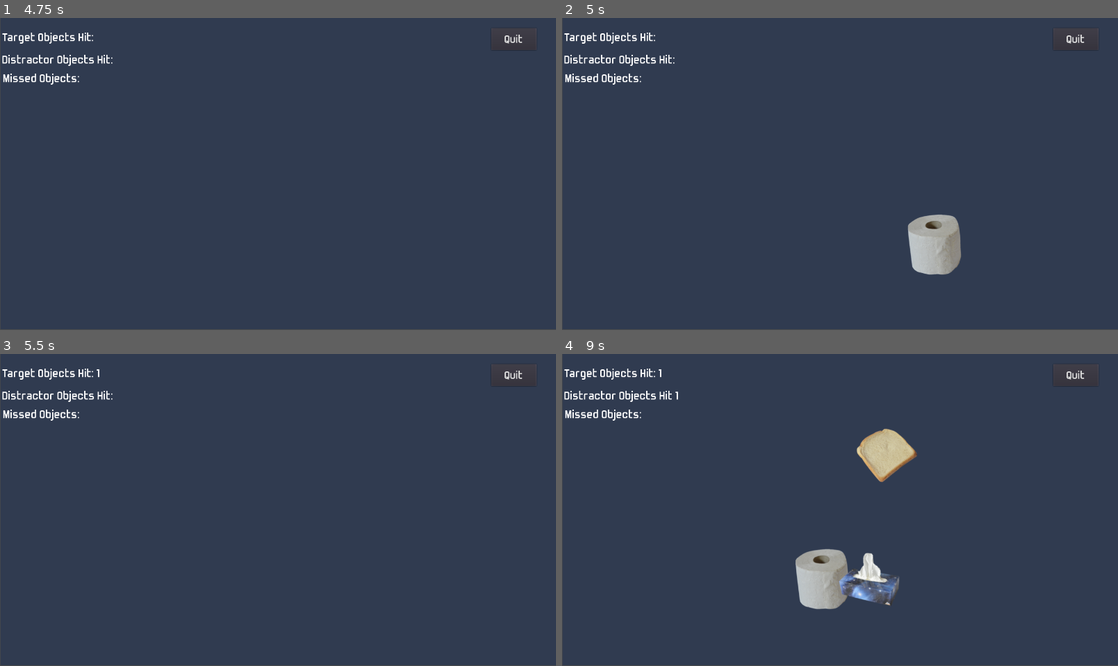
Above: before the commit, frames 1-4 (two rows, left to right).
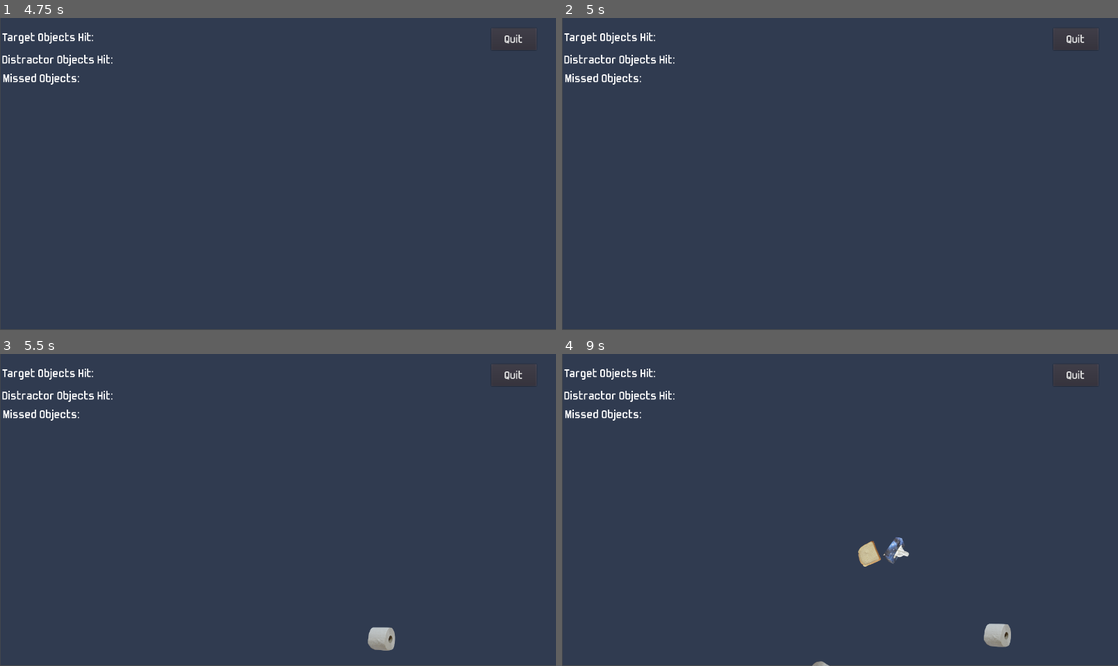
Above: after the commit, the same moments.

Repository: resquenazi/Object_Discrimination_Video_Game
Game: Godot game, scene res://Scenes/MainMenu.tscn
Same seed, same stepped clock (60 frames per second), same inputs: the game is played once before the commit and once after it.
Inputs (mouse positions are in pixels of both pictures, inside the frame that each line leads up to):
- Up to frame 1 (4.75 s): click "play game" at 0.5 s; click (283, 167) at 1.27 s; type "12" at 1.35 s; tap Enter at 2, 4.25 s; move the mouse to (400, 158) at 2.02 s; press the mouse at (400, 158) at 2.03 s; release the mouse at (400, 158) at 2.75 s; click "start" at 2.75 s; tap Space at 3.5 s; move the mouse to (166, 189) at 3.52 s; click (166, 189) at 3.6 s; move the mouse to (333, 105) at 4.27 s; press the mouse at (333, 105) at 4.28 s
- Up to frame 2 (5 s): no input
- Up to frame 3 (5.5 s): move the mouse to (372, 578) at 5.02 s; release the mouse at (372, 578) at 5.03 s; click (372, 578) at 5.1 s
- Up to frame 4 (9 s): move the mouse to (1006, 556) at 5.77 s; press the mouse at (1006, 556) at 5.78 s; move the mouse to (673, 463) at 6.52 s; release the mouse at (673, 463) at 6.53 s; click (673, 463) at 6.6 s; move the mouse to (867, 510) at 7.27 s; press the mouse at (867, 510) at 7.28 s; move the mouse to (756, 432) at 8.02 s; release the mouse at (756, 432) at 8.03 s; click (756, 432) at 8.1 s; move the mouse to (962, 494) at 8.77 s; press the mouse at (962, 494) at 8.78 s

Frame 1 is identical in both runs. In frame 2, 1.6% of the frame differs, in the area x 62-72%, y 63-83%; in frame 3, 0.3%; in frame 4, 4.3%, in the area x 17-81%, y 4-100%.

Commit message:
latest changes

Diff:
--- a/Scenes/DistractorObjects.tscn
+++ b/Scenes/DistractorObjects.tscn
@@ -2,8 +2,8 @@
 
 [ext_resource path="res://Scripts/DistractorObjects.gd" type="Script" id=1]
 
-[sub_resource type="CircleShape2D" id=1]
-radius = 57.4048
+[sub_resource type="RectangleShape2D" id=1]
+extents = Vector2( 111.89, 10 )
 
 [node name="DistractorObjects" type="RigidBody2D"]
 script = ExtResource( 1 )
--- a/Scenes/TargetObjects.tscn
+++ b/Scenes/TargetObjects.tscn
@@ -2,8 +2,8 @@
 
 [ext_resource path="res://Scripts/TargetObjects.gd" type="Script" id=1]
 
-[sub_resource type="CircleShape2D" id=1]
-radius = 45.4649
+[sub_resource type="RectangleShape2D" id=1]
+extents = Vector2( 156.615, 13.6468 )
 
 [node name="TargetObjects" type="RigidBody2D"]
 script = ExtResource( 1 )
--- a/Scripts/DistractorObjects.gd
+++ b/Scripts/DistractorObjects.gd
@@ -3,7 +3,7 @@
 var pos
 var w = 300
 var mousePos = Vector2()
-var jump = randi()%50+250
+var jump = randi()%150+250
 var dir = randi()%200-50
 var tex_ref_array = Global.tex_ref_array
 var randN = Global.sample
@@ -11,13 +11,18 @@
 signal distractorObjectsPoints
 signal missedObjectsPoints
 
+var size = 1
+
 # make objects bounce
 func _ready():
+	$Sprite2.rotation_degrees = rand_range(-180, 180)
 	$Sprite2.texture = tex_ref_array[distractor_object]
 	apply_impulse(Vector2(0,0) , Vector2(dir, -jump))
 
 # make objects disappear when clicked
 func _physics_process(delta):
+	$Sprite2.scale = Vector2(size, size)
+	w = size * 300
 	if Input.is_action_just_pressed("click"):
 		mousePos = get_global_mouse_position()
 		pos = global_position
@@ -27,6 +32,6 @@
 		and mousePos.y <= pos.y + w:
 				emit_signal("distractorObjectsPoints")
 				queue_free()
-	if global_position.y > 600:
+	if global_position.y > 851:
 		emit_signal("missedObjectsPoints")
 		queue_free() #clear cache
--- a/Scripts/Game.gd
+++ b/Scripts/Game.gd
@@ -18,6 +18,7 @@
 var day = dateTimeDict.weekday
 var hour = dateTimeDict.hour
 var minute = dateTimeDict.minute
+var level = 1
 
 # initialize variables for difficulty within level
 var target_object_timer_length = 2 #seconds
@@ -47,6 +48,17 @@
 	TargetObjectsScoreLabel.hide()
 	MissedObjectsLabel.hide()
 	DistractorObjectsScoreLabel.hide()
+
+func _process(delta):
+	if targetObjectsPoints >= 20:
+		level += 1
+		targetObjectsPoints = 0
+		distractorObjectsPoints = 0
+		missedObjectsPoints = 0
+		if level >= 7:
+			end = true
+			_save()
+			get_tree().change_scene("res://Scenes/Restart.tscn")
 
 
 func _physics_process(delta):
@@ -97,8 +109,20 @@
 		var t = TargetObjects.instance()
 		t.connect("targetObjectsPoints", self, "_on_target_object_sliced")
 		t.connect("missedObjectsPoints", self, "_on_missed_target_object")
-		t.global_position = Vector2(randi()%900+100, 600) #Vector2(#,#) controls x & y start positions of objects
+		t.global_position = Vector2(randi()%900+100, 850) #Vector2(#,#) controls x & y start positions of objects
 		add_child(t)
+		if level == 1:
+			t.size = .45
+		if level == 2:
+			t.size = .36
+		if level == 3:
+			t.size = .29
+		if level == 4:
+			t.size = .23
+		if level == 5:
+			t.size = .19
+		if level == 6:
+			t.size = .15
 	else:
 		$TargetObjectsTimer.stop()
 
@@ -108,8 +132,20 @@
 		var d = DistractorObjects.instance()
 		d.connect("distractorObjectsPoints", self, "_on_distractor_object_sliced")
 		d.connect("missedObjectsPoints", self, "_on_missed_target_object")
-		d.global_position = Vector2(randi()%900+100, 600) #Vector2(#,#) controls x & y start positions of objects
+		d.global_position = Vector2(randi()%900+100, 850) #Vector2(#,#) controls x & y start positions of objects
 		add_child(d)
+		if level == 1:
+			d.size = .45
+		if level == 2:
+			d.size = .36
+		if level == 3:
+			d.size = .29
+		if level == 4:
+			d.size = .23
+		if level == 5:
+			d.size = .19
+		if level == 6:
+			d.size = .15
 	else:
 		$DistractorObjectsTimer.stop()
 
--- a/Scripts/Global.gd
+++ b/Scripts/Global.gd
@@ -4,7 +4,7 @@
 var sample =[]
 var distractor_object = []
 var target_objects = []
-
+var pics = []
 
 var bowl = preload("res://Sprites/Objects/bowl.png")
 var bread = preload("res://Sprites/Objects/bread.png")
@@ -16,6 +16,7 @@
 var tissue_paper = preload("res://Sprites/Objects/tissue_paper.png")
 var toilet_paper = preload("res://Sprites/Objects/toilet_paper.png")
 var tooth_paste = preload("res://Sprites/Objects/tooth_paste.png")
+
 
 var tex_ref_array = [bowl, bread, cheese_grater, clock, cup, pot, straws, tissue_paper,
  toilet_paper, tooth_paste]
@@ -31,3 +32,119 @@
 	print("Target objects are " + str(target_objects))
 	distractor_object = sample[3]
 	print("Distractor object is " + str(distractor_object))
+
+	var path = "res://Sprites/Objects/size_15/"
+	var dir = Directory.new()
+	dir.open(path)
+	dir.list_dir_begin()
+	while true:
+		var file_name = dir.get_next()
+		if file_name == "":
+			#break the while loop when get_next() returns ""
+			break
+		elif !file_name.begins_with(".") and !file_name.ends_with(".import"):
+			#if !file_name.ends_with(".import"):
+			pics.append(load(path + "/" + file_name))
+	dir.list_dir_end()
+	print(pics)
+
+
+
+
+
+
+
+
+
+
+
+
+
+
+
+
+
+
+#var alarm_clock_15 = preload("res://Sprites/Objects/size_15/ALARM_CLOCK_scFac_15_Rot_30.png")
+#var book_15 = preload("res://Sprites/Objects/size_15/BOOK_scFac_15_Rot_34.png")
+#var bowl_15 = preload("res://Sprites/Objects/size_15/BOWL_scFac_15_Rot_60.png")
+#var cake_pan_15 = preload("res://Sprites/Objects/size_15/CAKE_PAN_scFac_15_Rot_29.png")
+#var cd_15 = preload("res://Sprites/Objects/size_15/CD_scFac_15_Rot_51.png")
+#var cheese_grater_15 = preload("res://Sprites/Objects/size_15/CHEESE_GRATER_scFac_15_Rot_38.png")
+#var clock_15 = preload("res://Sprites/Objects/size_15/CLOCK_scFac_15_Rot_35.png")
+#var cupcake_liners_15 = preload("res://Sprites/Objects/size_15/CUPCAKE_LINERS_scFac_15_Rot_37.png")
+#var cup_15 = preload("res://Sprites/Objects/size_15/CUP_scFac_15_Rot_30.png")
+#var cutting_board_15 = preload("res://Sprites/Objects/size_15/CUTTING_BOARD_scFac_15_Rot_13.png")
+#var dish_towel_15 = preload("res://Sprites/Objects/size_15/DISH_TOWEL_scFac_15_Rot_33.png")
+#var dvd_cover_15 = preload("res://Sprites/Objects/size_15/DVD_COVER_scFac_15_Rot_30.png")
+#var egg_carton_15 = preload("res://Sprites/Objects/size_15/EGG_CARTON_scFac_15_Rot_39.png")
+#var hairband_15 = preload("res://Sprites/Objects/size_15/HAIRBAND_scFac_15_Rot_9.png")
+#var hat_15 = preload("res://Sprites/Objects/size_15/HAT_scFac_15_Rot_44.png")
+#var helmet_15 = preload("res://Sprites/Objects/size_15/HELMET_scFac_15_Rot_52.png")
+#var oven_mitt_15 = preload("res://Sprites/Objects/size_15/OVEN_MITT_scFac_15_Rot_39.png")
+#var phone_15 = preload("res://Sprites/Objects/size_15/PHONE_scFac_15_Rot_27.png")
+#var pillow_15 = preload("res://Sprites/Objects/size_15/PILLOW_scFac_15_Rot_8.png")
+#var plate_15 = preload("res://Sprites/Objects/size_15/PLATE_scFac_15_Rot_25.png")
+#var pot_15 = preload("res://Sprites/Objects/size_15/POT_scFac_15_Rot_22.png")
+#var remote_control_15 = preload("res://Sprites/Objects/size_15/REMOTE_CONTROL_scFac_15_Rot_13.png")
+#var rolling_pin_15 = preload("res://Sprites/Objects/size_15/ROLLING_PIN_scFac_15_Rot_1.png")
+#var ruler_15 = preload("res://Sprites/Objects/size_15/RULER_scFac_15_Rot_7.png")
+#var sandal_15 = preload("res://Sprites/Objects/size_15/SANDAL_scFac_15_Rot_55.png")
+#var soap_dispenser_15 = preload("res://Sprites/Objects/size_15/SOAP_DISPENSER_scFac_15_Rot_2.png")
+#var strainer_15 = preload("res://Sprites/Objects/size_15/STRAINER_scFac_15_Rot_45.png")
+#var tissue_box_15 = preload("res://Sprites/Objects/size_15/TISSUE_BOX_scFac_15_Rot_3.png")
+#var toast_15 = preload("res://Sprites/Objects/size_15/TOAST_scFac_15_Rot_47.png")
+#var toilet_brush_15 = preload("res://Sprites/Objects/size_15/TOILET_BRUSH_scFac_15_Rot_18.png")
+#var toilet_paper_15 = preload("res://Sprites/Objects/size_15/TOILET_PAPER_ROLL_scFac_15_Rot_32.png")
+#var toothpaste_bottle_15 = preload("res://Sprites/Objects/size_15/TOOTHPASTE_BOTTLE_scFac_15_Rot_34.png")
+#var vase_15 = preload("res://Sprites/Objects/size_15/VASE_scFac_15_Rot_45.png")
+#var washcloth_15 = preload("res://Sprites/Objects/size_15/WASHCLOTH_scFac_15_Rot_48.png")
+
+#var tex_ref_array_15 = [alarm_clock_15, book_15, bowl_15, cake_pan_15, cd_15, cheese_grater_15,
+#clock_15, cupcake_liners_15, cup_15, cutting_board_15, dish_towel_15, dvd_cover_15,
+#egg_carton_15, hairband_15, hat_15, helmet_15, oven_mitt_15, phone_15, pillow_15,
+#plate_15, pot_15, remote_control_15, rolling_pin_15, ruler_15, sandal_15, soap_dispenser_15,
+#strainer_15, tissue_box_15, toast_15, toilet_brush_15, toilet_paper_roll_15, toothpaste_bottle_15,
+#vase_15, washcloth_15]
+
+#var alarm_clock_19 = preload("res://Sprites/Objects/size_19/ALARM_CLOCK_scFac_19_Rot_12.png")
+#var book_19 = preload("res://Sprites/Objects/size_19/BOOK_scFac_19_Rot_56.png")
+#var bowl_19 = preload("res://Sprites/Objects/size_19/BOWL_scFac_19_Rot_1.png")
+#var cake_pan_19 = preload("res://Sprites/Objects/size_19/CAKE_PAN_scFac_19_Rot_49.png")
+#var cd_19 = preload("res://Sprites/Objects/size_19/CD_scFac_19_Rot_45.png")
+#var cheese_grater_19 = preload("res://Sprites/Objects/size_19/CHEESE_GRATER_scFac_19_Rot_40.png")
+#var clock_19 = preload("res://Sprites/Objects/size_19/CLOCK_scFac_19_Rot_56.png")
+#var cupcake_liners_19 = preload("res://Sprites/Objects/size_19/CUPCAKE_LINERS_scFac_19_Rot_22.png")
+#var cup_19 = preload("res://Sprites/Objects/size_19/CUP_scFac_19_Rot_51.png")
+#var cutting_board_19 = preload("res://Sprites/Objects/size_19/CUTTING_BOARD_scFac_19_Rot_9.png")
+#var dish_towel_19 = preload("res://Sprites/Objects/size_19/DISH_TOWEL_scFac_19_Rot_42.png")
+#var dvd_cover_19 = preload("res://Sprites/Objects/size_19/DVD_COVER_scFac_19_Rot_52.png")
+#var egg_carton_19 = preload("res://Sprites/Objects/size_19/EGG_CARTON_scFac_19_Rot_26.png")
+#var hairband_19 = preload("res://Sprites/Objects/size_19/HAIRBAND_scFac_19_Rot_10.png")
+#var hat_19 = preload("res://Sprites/Objects/size_19/HAT_scFac_19_Rot_45.png")
+#var helmet_19 = preload("res://Sprites/Objects/size_19/HELMET_scFac_19_Rot_48.png")
+#var oven_mitt_19 = preload("res://Sprites/Objects/size_19/OVEN_MITT_scFac_19_Rot_2.png")
+#var phone_19 = preload("res://Sprites/Objects/size_19/PHONE_scFac_19_Rot_4.png")
+#var pillow_19 = preload("res://Sprites/Objects/size_19/PILLOW_scFac_19_Rot_60.png")
+#var plate_19 = preload("res://Sprites/Objects/size_19/PLATE_scFac_19_Rot_28.png")
+#var pot_19 = preload("res://Sprites/Objects/size_19/POT_scFac_19_Rot_4.png")
+#var remote_control_19 = preload("res://Sprites/Objects/size_19/REMOTE_CONTROL_scFac_19_Rot_54.png")
+#var rolling_pin_19 = preload("res://Sprites/Objects/size_19/ROLLING_PIN_scFac_19_Rot_54.png")
+#var ruler_19 = preload("res://Sprites/Objects/size_19/RULER_scFac_19_Rot_60.png")
+#var sandal_19 = preload("res://Sprites/Objects/size_19/SANDAL_scFac_19_Rot_41.png")
+#var soap_dispenser_19 = preload("res://Sprites/Objects/size_19/SOAP_DISPENSER_scFac_19_Rot_57.png")
+#var strainer_19 = preload("res://Sprites/Objects/size_19/STRAINER_scFac_19_Rot_34.png")
+#var tissue_box_19 = preload("res://Sprites/Objects/size_19/TISSUE_BOX_scFac_19_Rot_31.png")
+#var toast_19 = preload("res://Sprites/Objects/size_19/TOAST_scFac_19_Rot_55.png")
+#var toilet_brush_19 = preload("res://Sprites/Objects/size_19/TOILET_BRUSH_scFac_19_Rot_45.png")
+#var toilet_paper_roll_19 = preload("res://Sprites/Objects/size_19/TOILET_PAPER_ROLL_scFac_19_Rot_44.png")
+#var toothpaste_bottle_19 = preload("res://Sprites/Objects/size_19/TOOTHPASTE_BOTTLE_scFac_19_Rot_24.png")
+#var vase_19 = preload("res://Sprites/Objects/size_19/VASE_scFac_19_Rot_7.png")
+#var washcloth_19 = preload("res://Sprites/Objects/size_19/WASHCLOTH_scFac_19_Rot_45.png")
+
+#var tex_ref_array_19 = [alarm_clock_19, book_19, bowl_19, cake_pan_19, cd_19, cheese_grater_19,
+#clock_19, cupcake_liners_19, cup_19, cutting_board_19, dish_towel_19, dvd_cover_19,
+#egg_carton_19, hairband_19, hat_19, helmet_19, oven_mitt_19, phone_19, pillow_19,
+#plate_19, pot_19, remote_control_19, rolling_pin_19, ruler_19, sandal_19, soap_dispenser_19,
+#strainer_19, tissue_box_19, toast_19, toilet_brush_19, toilet_paper_roll_19, toothpaste_bottle_19,
+#vase_19, washcloth_19]
--- a/Scripts/TargetObjects.gd
+++ b/Scripts/TargetObjects.gd
@@ -3,20 +3,24 @@
 var pos
 var w = 300
 var mousePos = Vector2()
-var jump = randi()%50+250
+var jump = randi()%150+250
 var dir = randi()%200-50
 var tex_ref_array = Global.tex_ref_array
 var target_objects = Global.target_objects
 signal targetObjectsPoints
 signal missedObjectsPoints
+var size = 1
 
 # make objects bounce
 func _ready():
+	$Sprite1.rotation_degrees = rand_range(-180, 180)
 	$Sprite1.texture = tex_ref_array[target_objects[randi()%target_objects.size()]]
 	apply_impulse(Vector2(0,0) , Vector2(dir, -jump))
 
 # make objects disappear when clicked
 func _physics_process(delta):
+	$Sprite1.scale = Vector2(size, size)
+	w = size * 300
 	if Input.is_action_just_pressed("click"):
 		mousePos = get_global_mouse_position()
 		pos = global_position
@@ -26,6 +30,6 @@
 		and mousePos.y <= pos.y + w:
 				emit_signal("targetObjectsPoints")
 				queue_free()
-	if global_position.y > 600:
+	if global_position.y > 851:
 		emit_signal("missedObjectsPoints")
 		queue_free() #clear cache
Not shown, added: Data/Null_1_20_14.txt
Not shown, added: Data/becca_4_15_52.txt
Not shown, added: Data/becca_4_15_56.txt
Not shown, added: Data/becca_4_16_0.txt
Not shown, added: Data/becca_4_16_2.txt
Not shown, added: Data/becca_4_16_5.txt
Not shown, added: Data/becca_4_16_6.txt
Not shown, added: Data/becca_4_16_7.txt
Not shown, added: Data/becca_4_16_8.txt
